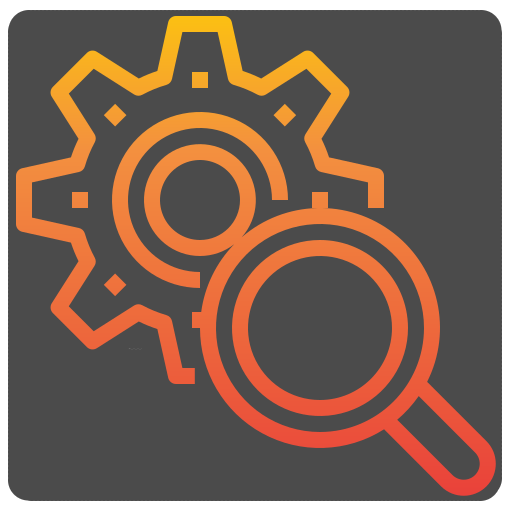
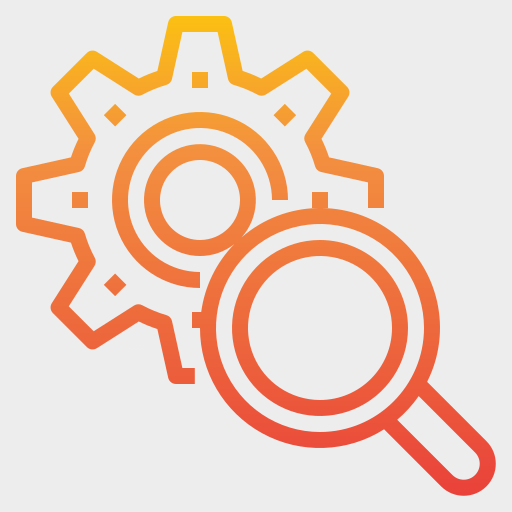
Layered file, before and after one edit (w=512, h=512). Changes by layer:
painted on "Layer 1" over box(0, 0, 512, 512)
"Layer 2": opacity 71% → 7%, painted on it over box(0, 0, 512, 512)
